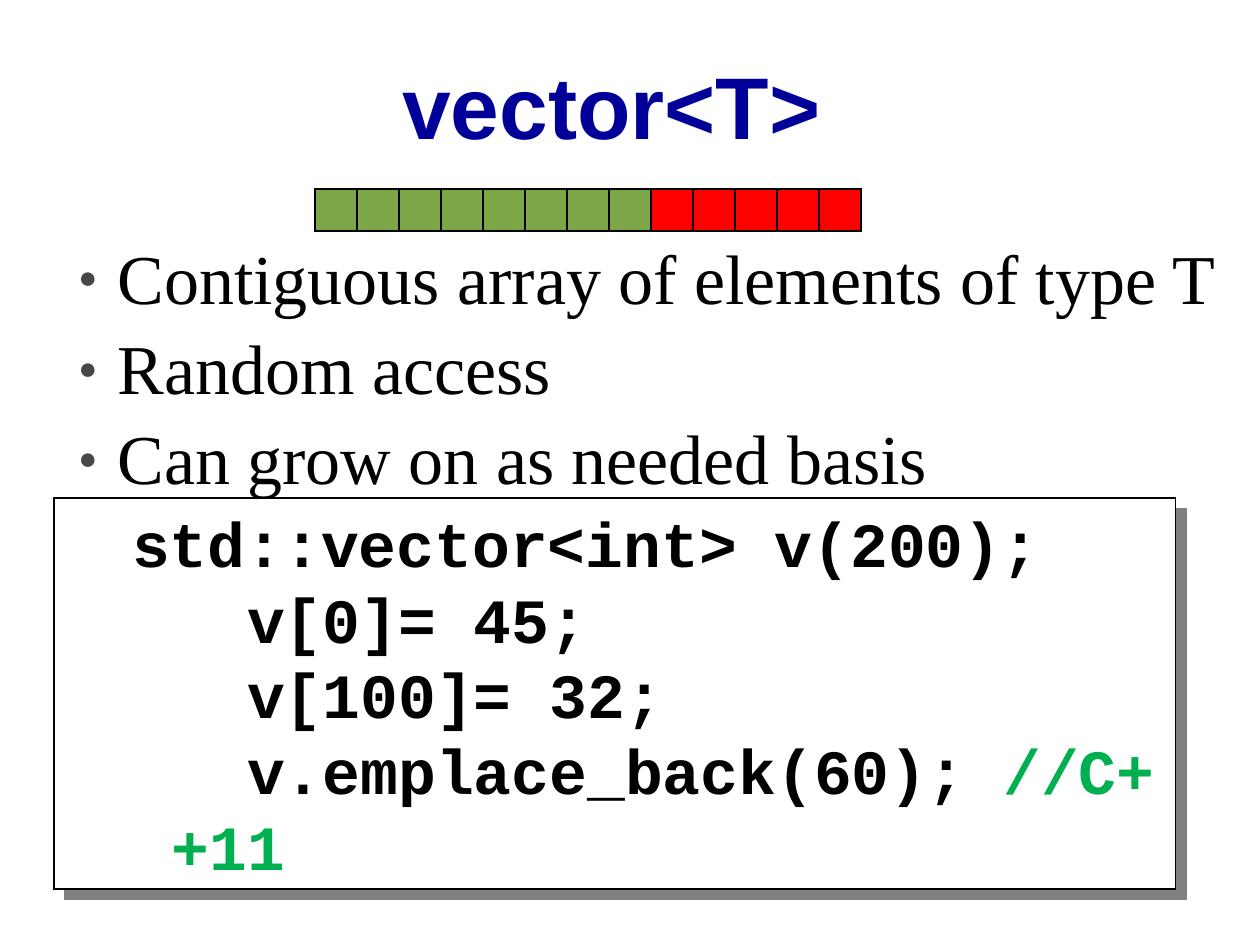
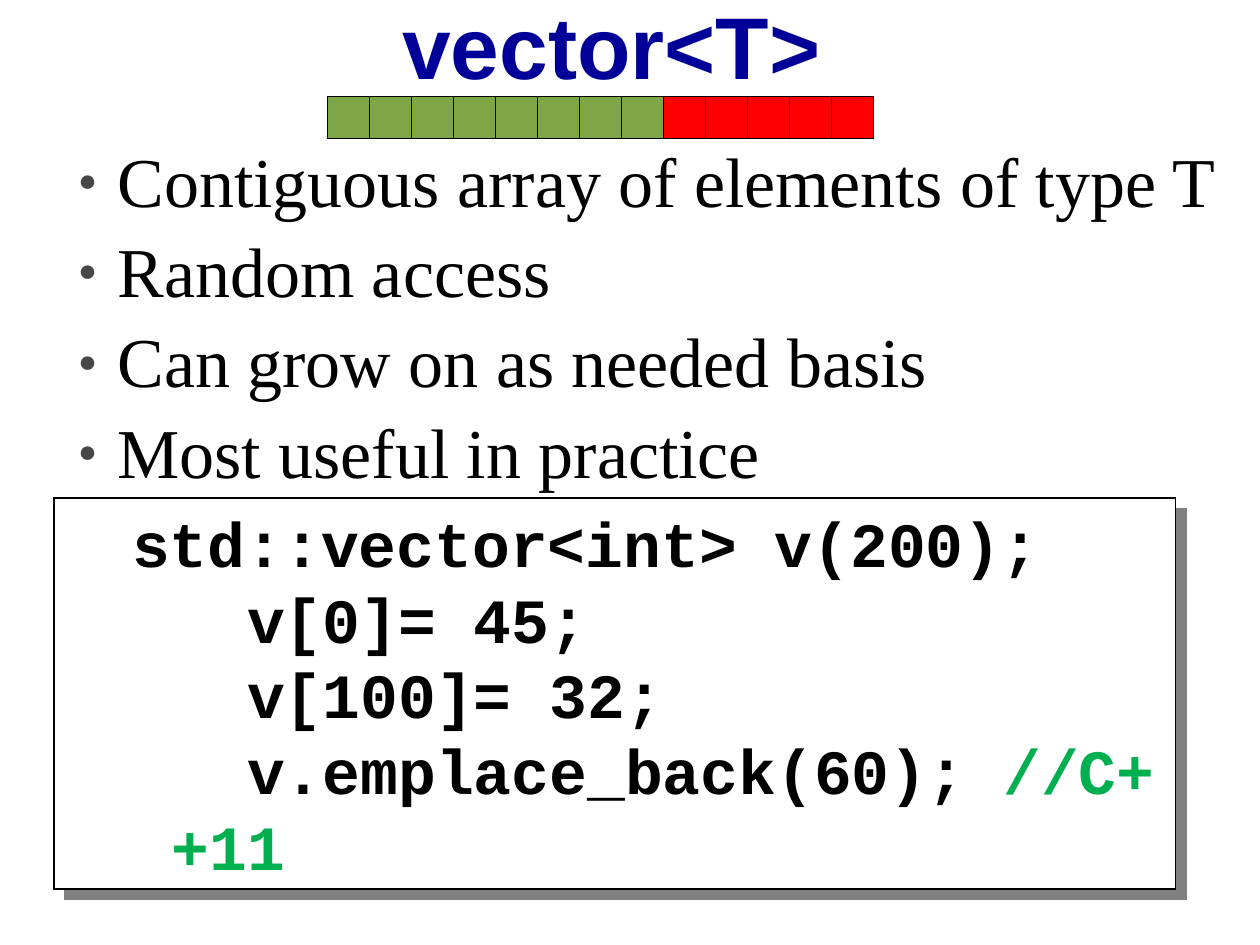
Before and after one commit to cpp-at-ariel/cpp-5780, a slide deck: slide 10 of 10-stl-containers/slides-containers.odp (slide 7 before the commit). Drawn at 1260x945 pixels with LibreOffice and Linux fonts; fonts in the diff are those of the drawing. Boxes give left, top, right and bottom in pixels: in the first picture for what was removed or moved away, otherwise in the second. Text is boxed around its words. In the diff, an @@ line names an element or a change of style, - is before the commit and + after.

```diff
--- a/10-stl-containers/slides-containers.odp
+++ b/10-stl-containers/slides-containers.odp
@@ title "vector<T>": place and size @@
-title "vector<T>" at (402, 78, 820, 140)
+title "vector<T>" at (402, 18, 820, 80)
@@ 4 freeform shapes: place and size @@
-4 freeform shapes at (357, 189, 776, 231)
+4 freeform shapes at (369, 97, 789, 139)
@@ 9 freeform shapes: place and size @@
-9 freeform shapes at (315, 189, 861, 231)
+9 freeform shapes at (328, 97, 873, 139)
@@ free "Contiguous array of elements of ...": place and size @@
-free "Contiguous array of elements of ..." at (0, 236, 1227, 507)
+free "Contiguous array of elements of ..." at (0, 139, 1227, 500)
@@ text in free at (118, 428, 760, 491): paragraph added @@
+  ● Most useful in practice
```
Also in this commit, not shown: 5 other slides changed, 5 slides added, 3 slides removed, 1 other file.
